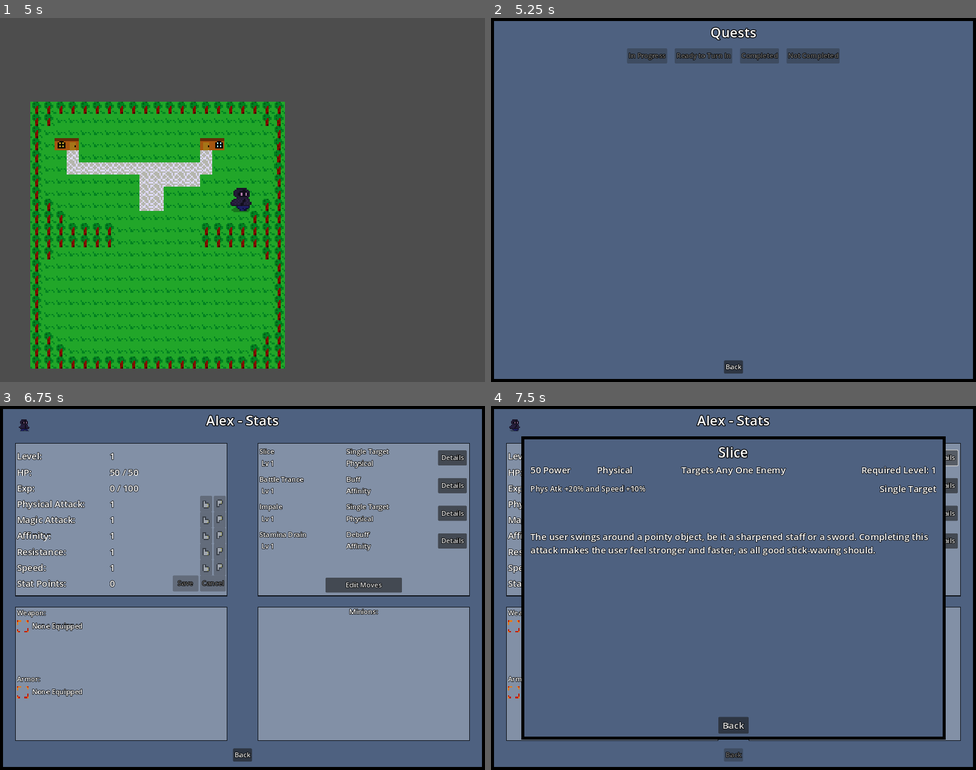
Above: before the commit, frames 1-4 (two rows, left to right).
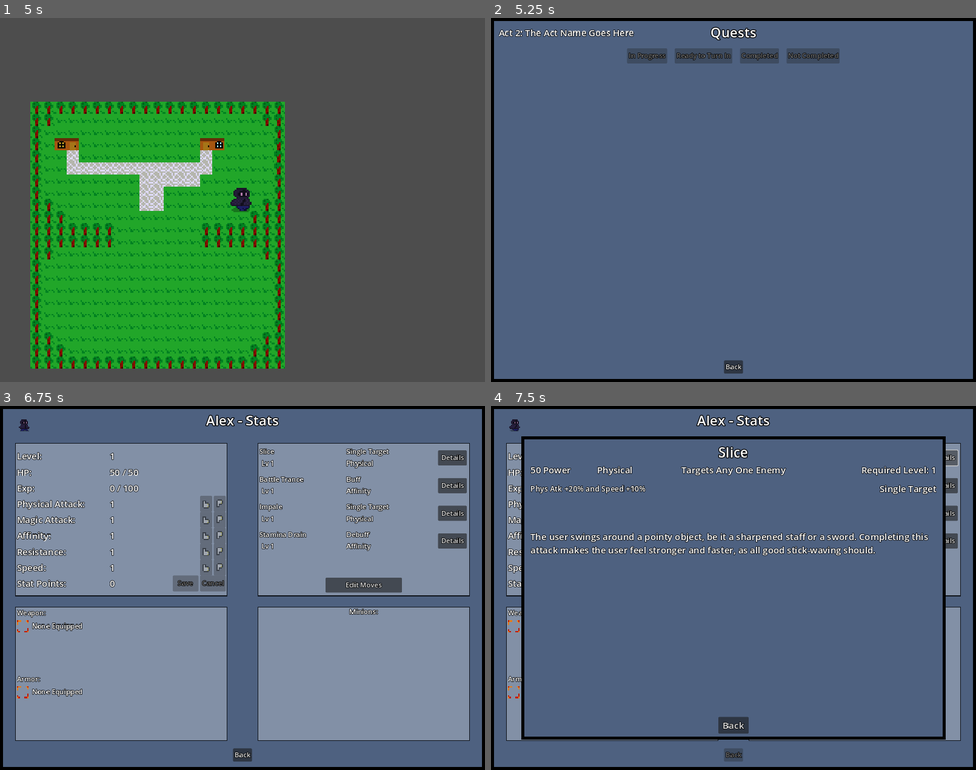
Above: after the commit, the same moments.

Repository: 123outerme/Shards-of-Grandeur
Game: Godot game, scene res://GameScenes/MainMenu.tscn
Two runs of this game, one before a commit and one after it. Both use one fixed random seed, a clock stepped at 60 frames per second and the inputs below.
Inputs (mouse positions are in pixels of both pictures, inside the frame that each line leads up to):
- Up to frame 1 (5 s): click "New Game" at 0.5 s; click (242, 185) at 1.27 s; type "Alex" at 1.35 s; click "New Game" at 2 s; click "Confirm & Start!" at 2.75 s; tap Enter at 3.5 s; hold D (move_right) 3.53-4.28 s; hold F (game_decline) 3.53-4.28 s; hold S (move_down) from 4.28 s (still down); tap Space (game_interact) at 4.35 s
- Up to frame 2 (5.25 s): tap Space (game_interact) at 5 s; release S (move_down) at 5.03 s; hold D (move_right) from 5.03 s (still down); hold Q (game_quests) from 5.03 s (still down)
- Up to frame 3 (6.75 s): release D (move_right) at 5.75 s; release Q (game_quests) at 5.75 s; click "Back" at 5.75 s; tap Enter at 6.5 s; hold W (move_up) from 6.53 s (still down); tap R (game_stats) at 6.6 s
- Up to frame 4 (7.5 s): release W (move_up) at 7.25 s; click "Details" at 7.25 s

Frame 1 is identical in both runs. In frame 2, 0.4% of the frame differs, in the area x 1-30%, y 3-6%; in frame 3, less than 0.1%; in frame 4, less than 0.1%.

Commit message:
Add Act display, turn in title in Quests menu

Diff:
--- a/Prefabs/UI/Quests/QuestsPanel.tscn
+++ b/Prefabs/UI/Quests/QuestsPanel.tscn
@@ -38,6 +38,20 @@
 theme = ExtResource("2_r1cnh")
 bbcode_enabled = true
 text = "[center]Quests[/center]"
+fit_content = true
+
+[node name="ActTitle" type="RichTextLabel" parent="QuestsPanel/Panel"]
+layout_mode = 1
+offset_left = 20.0
+offset_top = 20.0
+offset_right = 382.0
+offset_bottom = 70.0
+theme_override_font_sizes/normal_font_size = 24
+theme_override_font_sizes/bold_font_size = 24
+theme_override_font_sizes/italics_font_size = 24
+theme_override_font_sizes/bold_italics_font_size = 24
+theme_override_font_sizes/mono_font_size = 24
+text = "Act 2: The Act Name Goes Here"
 fit_content = true
 
 [node name="HBoxContainer" type="HBoxContainer" parent="QuestsPanel/Panel"]
--- a/Scripts/Menus/QuestsPanel/QuestsPanel.gd
+++ b/Scripts/Menus/QuestsPanel/QuestsPanel.gd
@@ -7,12 +7,20 @@
 
 @export_category("Quests Panel - Filters")
 @export var selectedFilter: QuestTracker.Status = QuestTracker.Status.ALL
-@export var turnInTargetName: String
+@export var turnInTargetName: String = ''
 @export var lockFilters: bool = false
 
 var rewardNewLvs: int = 0
+var actNames: Array[String] = [
+	'Prologue', # act 0
+	'act1placeholder', # act 1
+	'act2placeholder', # act 2
+	'act3placeholder', # act 3
+	'act4placeholder', # act 4
+]
 
 @onready var questsTitle: RichTextLabel = get_node("QuestsPanel/Panel/QuestsTitle")
+@onready var actTitle: RichTextLabel = get_node("QuestsPanel/Panel/ActTitle")
 @onready var inProgressButton: Button = get_node("QuestsPanel/Panel/HBoxContainer/InProgressButton")
 @onready var readyToTurnInButton: Button = get_node("QuestsPanel/Panel/HBoxContainer/ReadyToTurnInButton")
 @onready var completedButton: Button = get_node("QuestsPanel/Panel/HBoxContainer/CompletedButton")
@@ -62,6 +70,13 @@
 			completedButton.disabled = lockFilters
 		else: # if not completed
 			notCompletedButton.disabled = lockFilters
+
+		if turnInTargetName != '':
+			questsTitle.text = '[center]Turn In Quests[/center]'
+		else:
+			questsTitle.text = '[center]Quests[/center]'
+
+		actTitle.text = 'Act ' + String.num(PlayerResources.questInventory.currentAct) + ': ' + actNames[PlayerResources.questInventory.currentAct]
 
 func update_filter_buttons():
 	inProgressButton.button_pressed = selectedFilter == QuestTracker.Status.IN_PROGRESS
